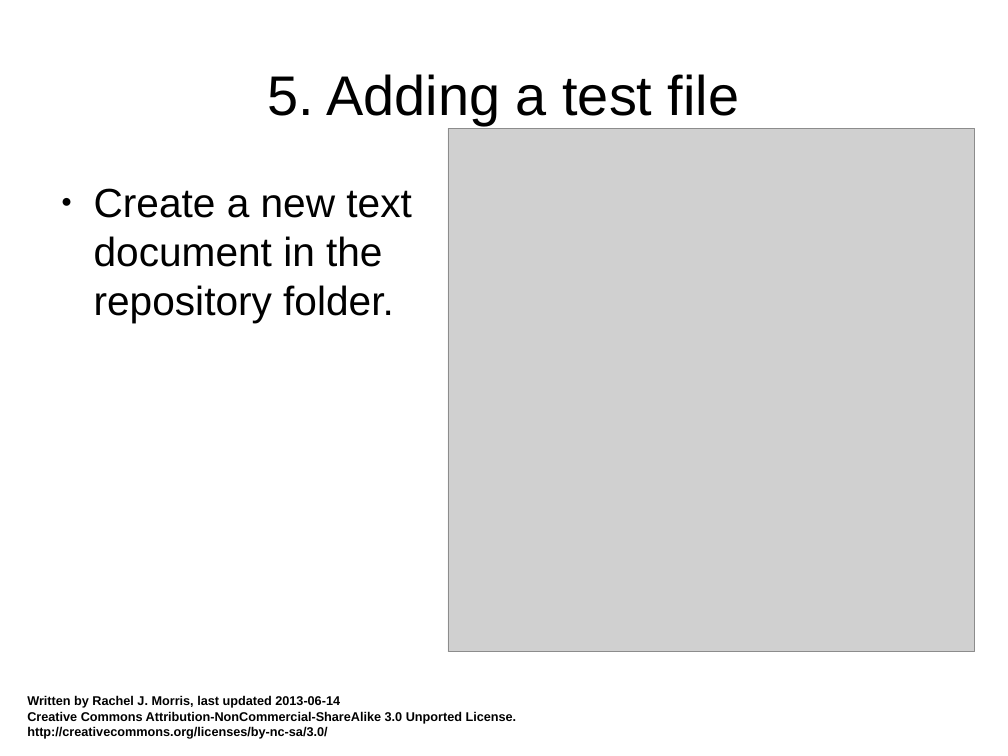
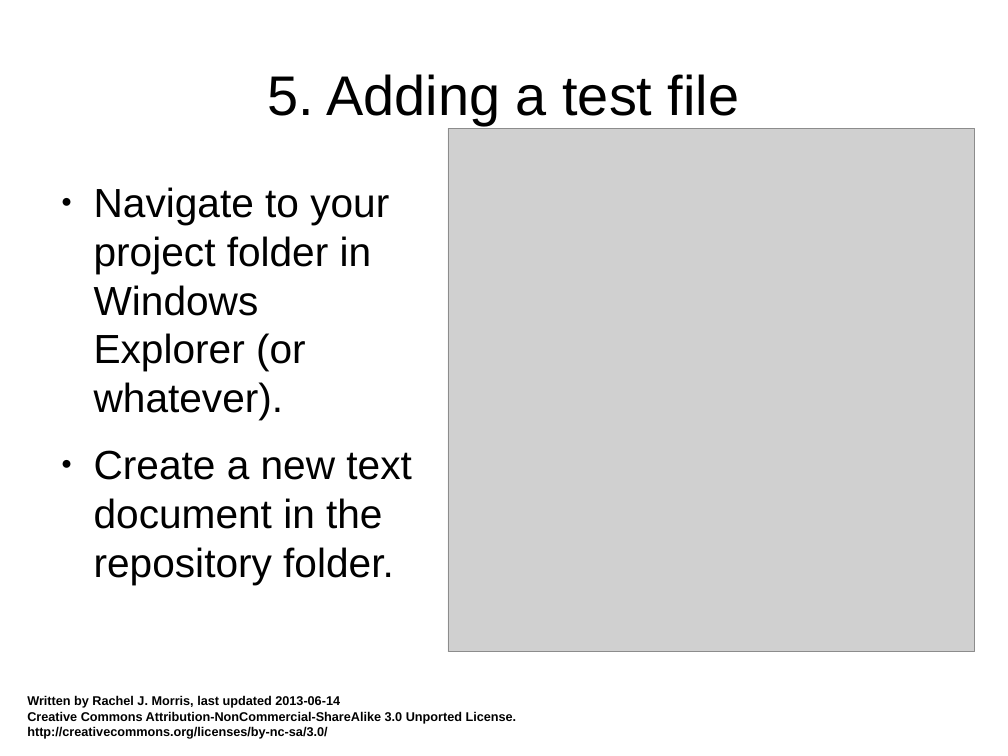
Before and after one commit to mactwist555/CPP-Course, a slide deck: slide 17 of Extra/How to use Git - GitBash.odp (slide 19 before the commit). Drawn at 1008x756 pixels with LibreOffice and Linux fonts; fonts in the diff are those of the drawing; grey boxes stand for pictures. Boxes give left, top, right and bottom in pixels: in the first picture for what was removed or moved away, otherwise in the second. Text is boxed around its words. In the diff, an @@ line names an element or a change of style, - is before the commit and + after.

```diff
--- a/Extra/How to use Git - GitBash.odp
+++ b/Extra/How to use Git - GitBash.odp
@@ text at bbox=[94, 187, 389, 420]: paragraph added @@
+● Navigate to your project folder in Windows Explorer (or whatever).
```
Also in this commit, not shown: 8 other slides changed, 6 slides added, 6 slides removed.
